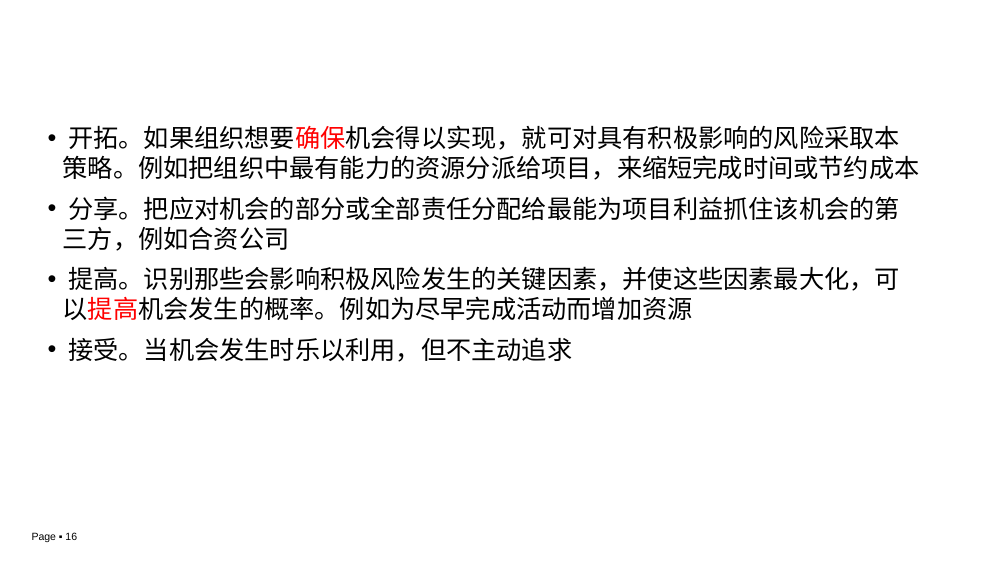
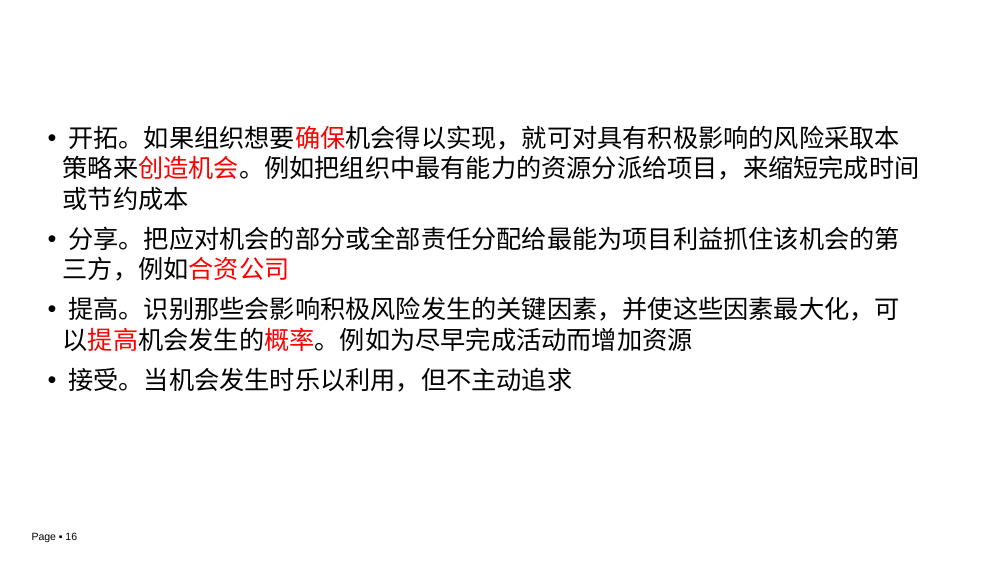
Before and after one commit to edu2act/course-IT-Project-Management, a slide deck: slide 16 of materials/slides/ch03-8.pptx. Drawn at 1008x567 pixels with LibreOffice and Linux fonts; fonts in the diff are those of the drawing; background and template pictures are left out. Boxes give left, top, right and bottom in pixels: in the first picture for what was removed or moved away, otherwise in the second. Text is boxed around its words. In the diff, an @@ line names an element or a change of style, - is before the commit and + after.

```diff
--- a/materials/slides/ch03-8.pptx
+++ b/materials/slides/ch03-8.pptx
@@ text at [63, 125, 920, 210]: text changed @@
-• 开拓。如果组织想要确保机会得以实现，就可对具有积极影响的风险采取本策略。例如把组织中最有能力的资源分派给项目，来缩短完成时间或节约成本
+• 开拓。如果组织想要确保机会得以实现，就可对具有积极影响的风险采取本策略来创造机会。例如把组织中最有能力的资源分派给项目，来缩短完成时间或节约成本
@@ text at [63, 226, 900, 351]: text colour #000000 to #FF0000 in "分享。把应对机会的部分或全部责任分配给最能为项目利益抓住该机会的第三方，例如合资公司", "提高。识别那些会影响积极风险发生的关键因素，并使这些因素最大化，可以提高机会发生的概率。例如为尽早完成活动而增加资源" @@
```
Also in this commit, not shown: 9 other slides changed.
